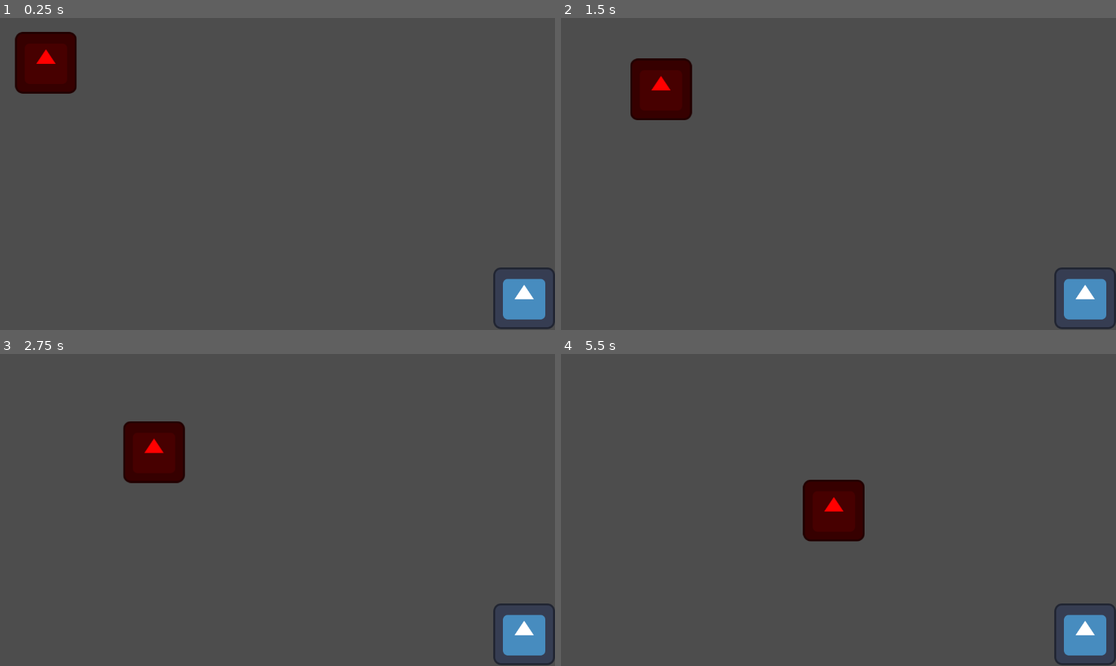
Above: before the commit, frames 1-4 (two rows, left to right).
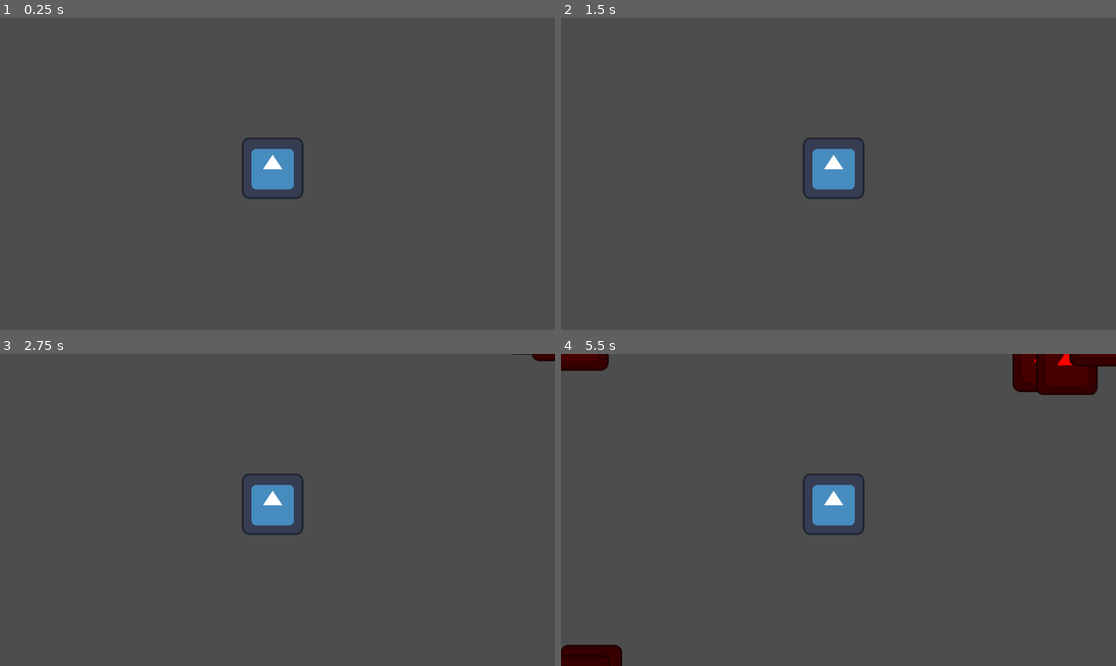
Above: after the commit, the same moments.

Repository: ACristoff/strangecompanion
Game: Godot game, scene res://game/enemies/testing_ground.tscn
Two runs of this game, one before a commit and one after it. Both use one fixed random seed, a clock stepped at 60 frames per second and the inputs below. This scene is started directly instead of the project's main scene. The engine's default icon, where the game draws it, is replaced by a stand-in: a white triangle on a blue panel in a dark square.
Inputs:
- Up to frame 1 (0.25 s): no input
- Up to frame 2 (1.5 s): hold Right (ui_right) 0.53-1.28 s; tap 1 (select_1) at 0.6 s; hold Down (ui_down) from 1.28 s (still down); tap 2 (select_2) at 1.35 s
- Up to frame 3 (2.75 s): release Down (ui_down) at 2.03 s; hold Right (ui_right) from 2.03 s (still down); tap 3 (select_3) at 2.1 s
- Up to frame 4 (5.5 s): release Right (ui_right) at 2.78 s; hold Up (ui_up) 2.78-3.53 s; tap one key every 0.75 s from 2.85 s: 1 (select_1) 2 (select_2) 3 (select_3) 1 (select_1); hold Left (ui_left) 3.53-5.03 s; hold Down (ui_down) from 5.03 s (still down)

The runs differ from the first frame. In frame 1, 4.7% of the frame differs, in the area x 2-100%, y 4-100%; in frame 2, 4.7%; in frame 3, 4.8%; in frame 4, 6.8%, in the area x 0-100%, y 0-100%.

Commit message:
Random Enemy spawner

Diff:
--- a/game/enemies/Enemy.gd
+++ b/game/enemies/Enemy.gd
@@ -1,6 +1,6 @@
 extends Sprite2D
 
-var speed = 100
+var speed = 50
 var velocity = Vector2()
 
 func _process(delta):
@@ -13,7 +13,3 @@
 	if area.is_in_group(""): #whatever we call bullets
 
 		area.get_parent().queue.free()
-
-
-func _on_hit_box_area_entered(area: Area2D) -> void:
-	pass # Replace with function body.
--- a/game/enemies/GlobalPos.gd
+++ b/game/enemies/GlobalPos.gd
@@ -1,10 +1,23 @@
 extends Node
 
 var player = null
+var enemy1 = preload("res://game/enemies/base_enemy.tscn")
+
 
 # returns the position of node so the enemy can chase it
 func instance_node(node, location, parent):
-	var node_instance = node.instance()
+	var node_instance = node.instantiate()
 	parent.add_child(node_instance)
 	node_instance.global_position = location
 	return node_instance
+
+
+#spawn enemies randomly
+func _on_enemy_spawn_timer_timeout() -> void:
+	# i have no idea what the ranges should be
+	var enemy_pos = Vector2(randi_range(-150, 1250), randi_range(-150, 800))
+
+	while enemy_pos.x < 1200 and enemy_pos.x > -75 or enemy_pos.y > -75 and enemy_pos.y < 750:
+		enemy_pos = Vector2(randi_range(-150, 1250), randi_range(-150, 800))
+
+	instance_node(enemy1, enemy_pos, self)
--- a/game/enemies/testing_ground.tscn
+++ b/game/enemies/testing_ground.tscn
@@ -9,8 +9,15 @@
 script = ExtResource("1_gkm8f")
 
 [node name="dummy" parent="." instance=ExtResource("2_75j82")]
-position = Vector2(1088, 582)
+position = Vector2(566, 312)
 script = ExtResource("3_e1c6a")
 
 [node name="BaseEnemy" parent="." instance=ExtResource("4_63xc8")]
+visible = false
 position = Vector2(73, 82)
+
+[node name="Enemy_spawn_timer" type="Timer" parent="."]
+wait_time = 0.5
+autostart = true
+
+[connection signal="timeout" from="Enemy_spawn_timer" to="." method="_on_enemy_spawn_timer_timeout"]
